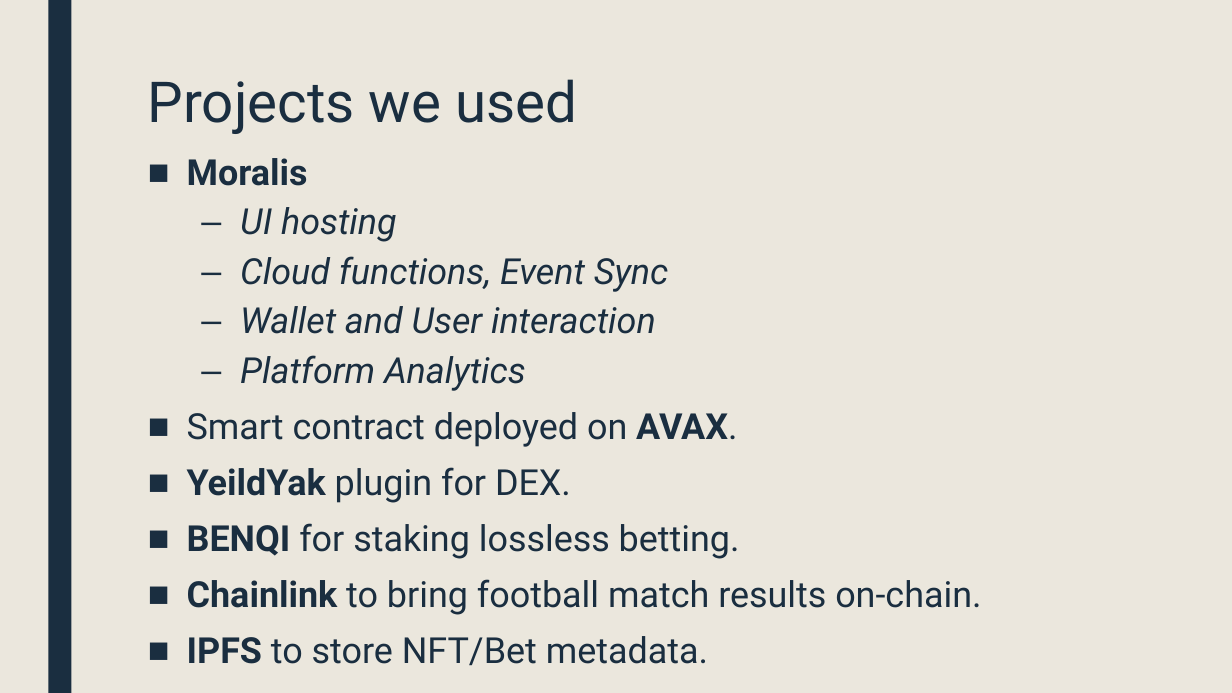
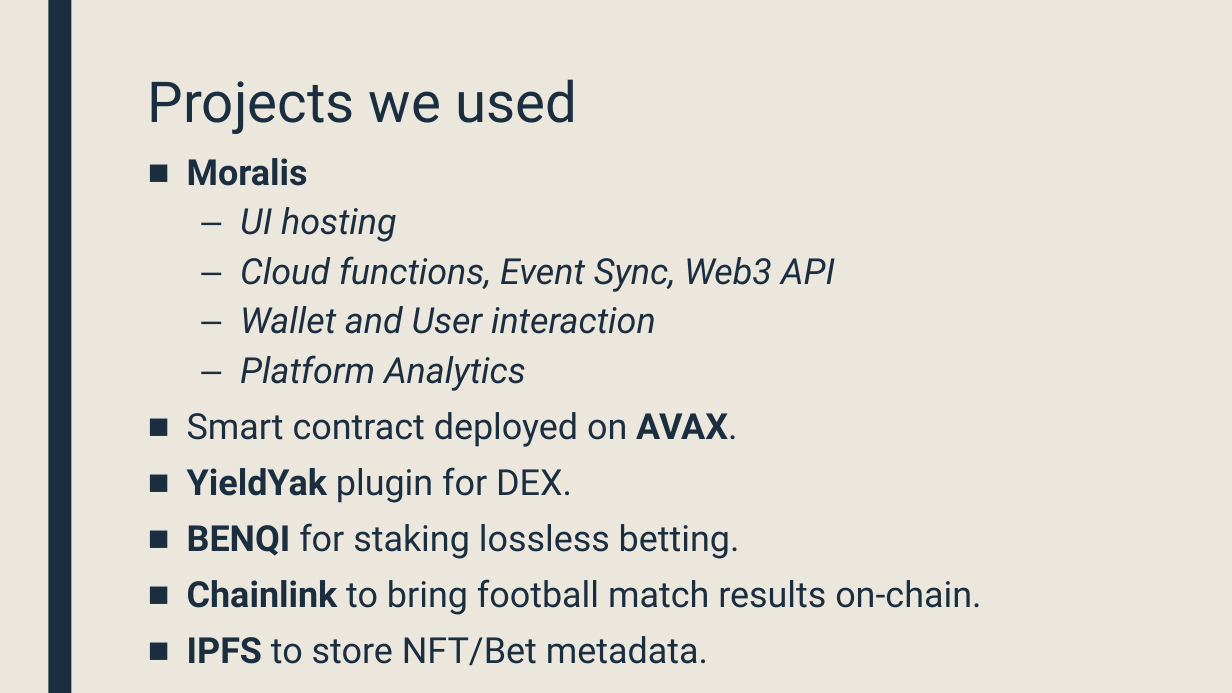
Before and after one commit to Baraa42/footy-oracle, a slide deck: slide 3 of FootyOracle-MoralisAvax.pptx. Drawn at 1232x693 pixels with LibreOffice and Linux fonts; fonts in the diff are those of the drawing. Boxes give left, top, right and bottom in pixels: in the first picture for what was removed or moved away, otherwise in the second. Text is boxed around its words. In the diff, an @@ line names an element or a change of style, - is before the commit and + after.

```diff
--- a/FootyOracle-MoralisAvax.pptx
+++ b/FootyOracle-MoralisAvax.pptx
@@ text at (x1=240, y1=256, x2=835, y2=292): text changed @@
-  – Cloud functions, Event Sync
+  – Cloud functions, Event Sync, Web3 API
@@ text at (x1=187, y1=467, x2=572, y2=503): text changed @@
-■ YeildYak plugin for DEX.
+■ YieldYak plugin for DEX.
```
Also in this commit, not shown: 12 other slides changed.
